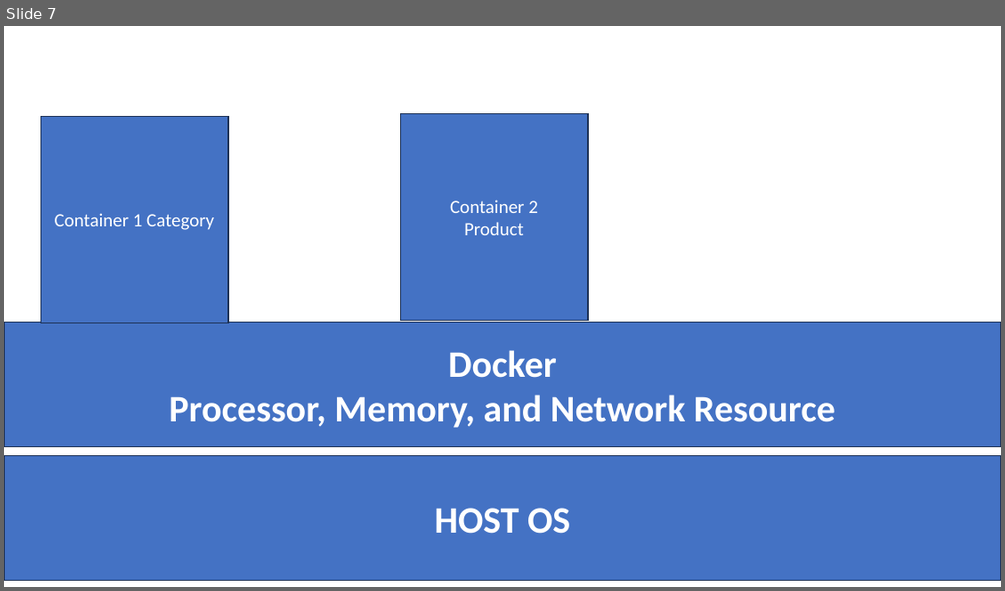
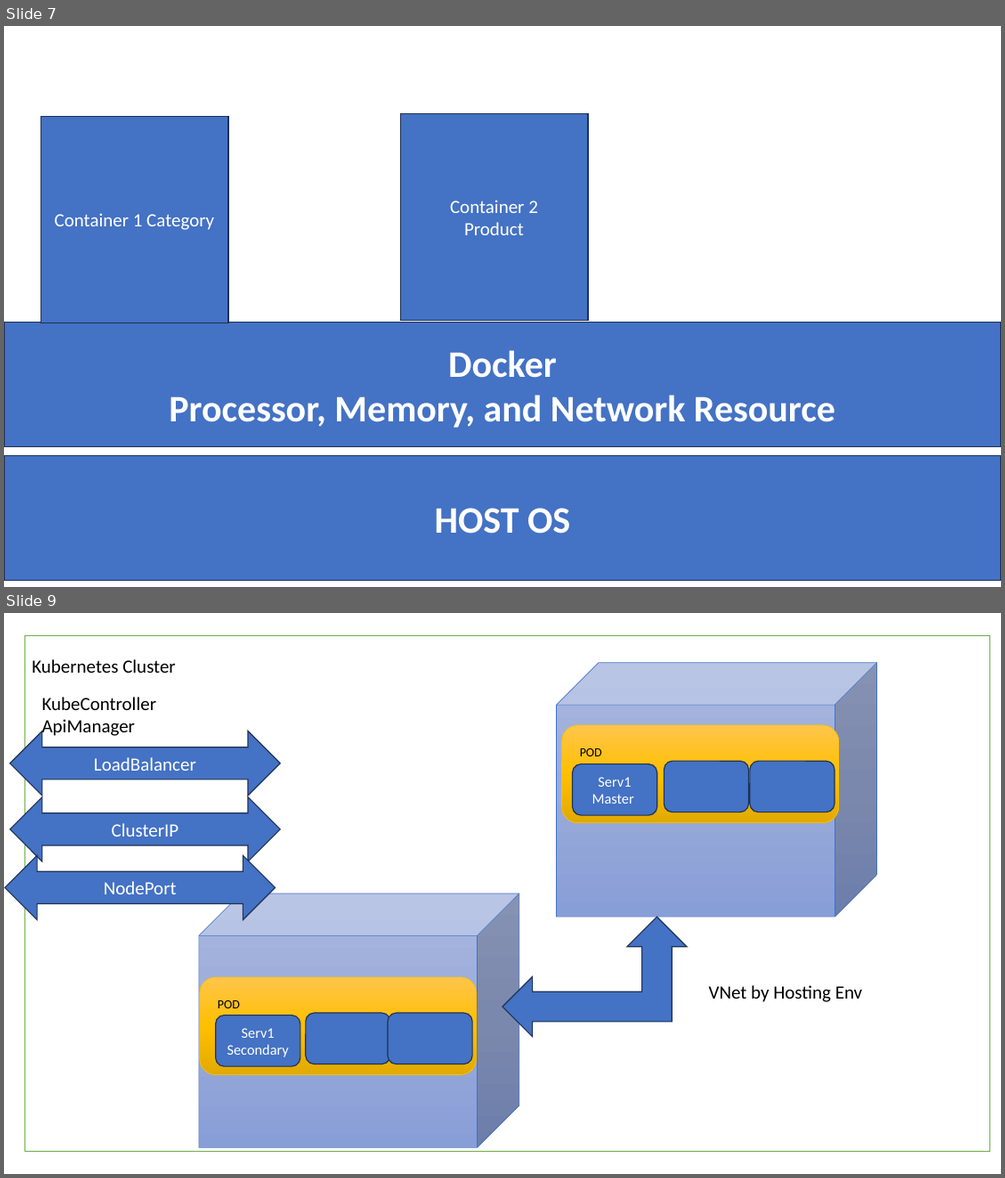
Before and after one commit to maheshsabnis/Spot_Apps, a slide deck: TRaiing_Images.pptx. Shown one above the other, each under a label of ours: slide 7 before the commit, slides 7 and 9 after it; the slides between them are not shown. The pictures are 1005x591 and 1005x1178 pixels, drawn with LibreOffice and Linux fonts; fonts in the diff are those of the drawing. Boxes give left, top, right and bottom in pixels: in the first picture for what was removed or moved away, otherwise in the second. Text is boxed around its words. In the diff, an @@ line names an element or a change of style, - is before the commit and + after.

```diff
--- a/TRaiing_Images.pptx
+++ b/TRaiing_Images.pptx
@@ slide 9 added at box(4, 613, 1001, 1174), background #FFFFFF @@
@@ rectangle added at box(25, 636, 990, 1151), fill #FFFFFF, outline #70AD47 1 pt @@
@@ text added at box(32, 659, 176, 673), 18 pt, text #000000 @@
+Kubernetes Cluster
@@ cube added at box(557, 662, 877, 916), fill gradient #A8B7DF to #9AABD9 to #889ED7, outline #4472C4 0.5 pt @@
@@ text added at box(42, 697, 157, 738), 18 pt, text #000000 @@
+KubeController
+ApiManager
@@ left right arrow added at box(10, 731, 280, 795), fill #4472C4, outline #1E3256 1 pt, 18 pt, text #FFFFFF @@
+LoadBalancer
@@ rounded rectangle added at box(562, 725, 839, 823), fill gradient #FFC64B to #FFC000 to #E3AB00, outline #FFC000 0.5 pt @@
@@ rounded rectangle added at box(573, 764, 657, 815), fill #4472C4, outline #1E3256 1 pt, 14 pt, text #FFFFFF @@
+Serv1 Master
@@ text added at box(580, 748, 602, 756), 12 pt, text #000000 @@
+POD
@@ rounded rectangle added at box(664, 761, 749, 811), fill #4472C4, outline #1E3256 1 pt @@
@@ rounded rectangle added at box(750, 761, 834, 811), fill #4472C4, outline #1E3256 1 pt @@
@@ left right arrow added at box(10, 797, 280, 861), fill #4472C4, outline #1E3256 1 pt, 18 pt, text #FFFFFF @@
+ClusterIP
@@ left right arrow added at box(5, 855, 275, 919), fill #4472C4, outline #1E3256 1 pt, 18 pt, text #FFFFFF @@
+NodePort
@@ cube added at box(199, 893, 520, 1148), fill gradient #A8B7DF to #9AABD9 to #889ED7, outline #4472C4 0.5 pt @@
@@ left up arrow added at box(502, 916, 688, 1037), fill #4472C4, outline #1E3256 1 pt @@
@@ rounded rectangle added at box(200, 977, 477, 1075), fill gradient #FFC64B to #FFC000 to #E3AB00, outline #FFC000 0.5 pt @@
@@ text added at box(709, 985, 862, 1002), 18 pt, text #000000 @@
+VNet by Hosting Env
@@ text added at box(218, 1000, 240, 1008), 12 pt, text #000000 @@
+POD
@@ rounded rectangle added at box(216, 1015, 300, 1066), fill #4472C4, outline #1E3256 1 pt, 14 pt, text #FFFFFF @@
+Serv1
+Secondary
@@ rounded rectangle added at box(306, 1013, 390, 1064), fill #4472C4, outline #1E3256 1 pt @@
@@ rounded rectangle added at box(388, 1013, 472, 1064), fill #4472C4, outline #1E3256 1 pt @@
```
Also in this commit, not shown: 3 other slides added, 15 other files.
